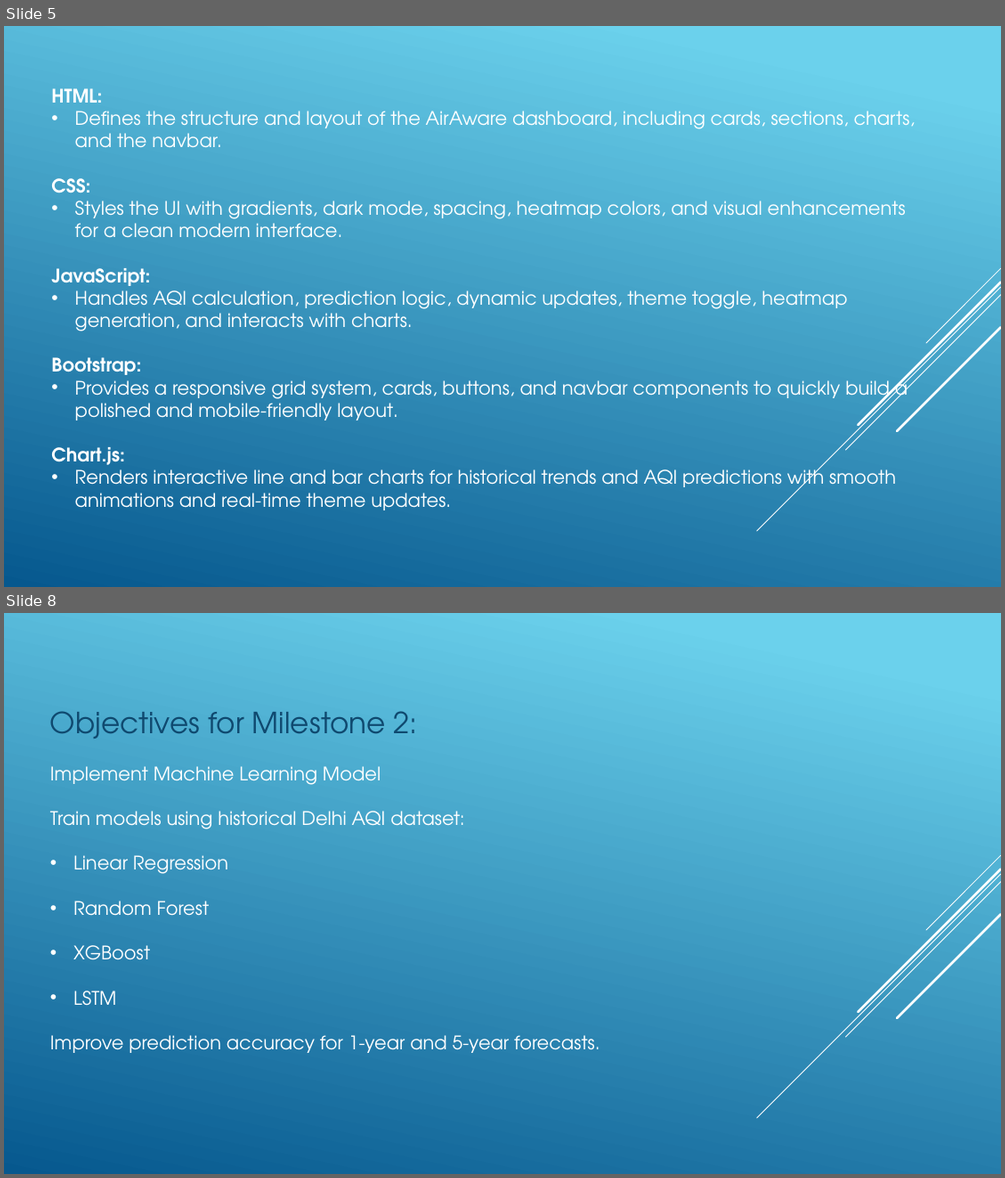
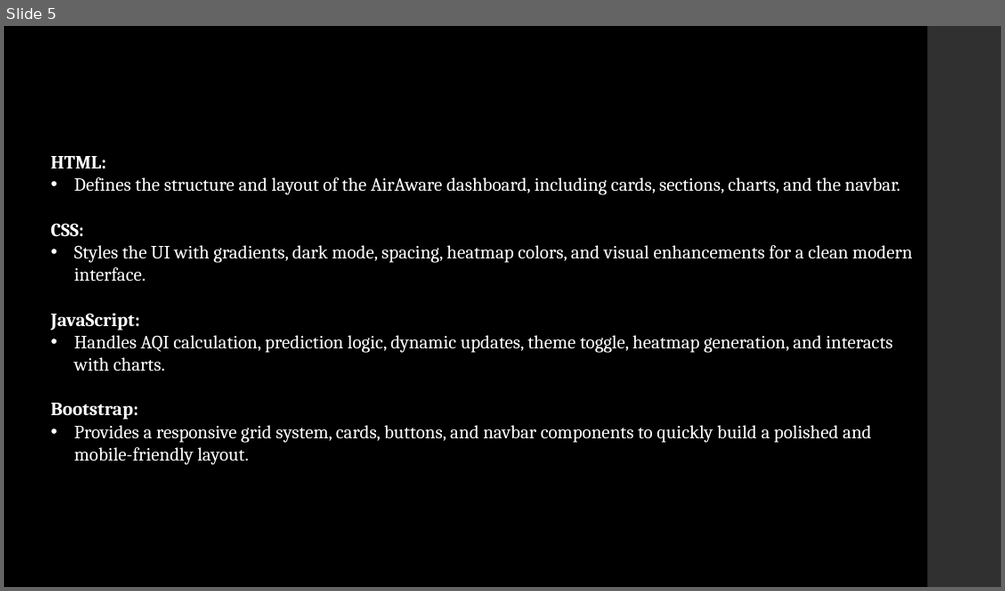
Before and after one commit to jrv1302/AirAware, a slide deck: Project Presentation.pptx. Shown one above the other, each under a label of ours: slides 5 and 8 before the commit, slide 5 after it; the slides between them are not shown. The pictures are 1005x1178 and 1005x591 pixels, drawn with LibreOffice and Linux fonts; fonts in the diff are those of the drawing. Boxes give left, top, right and bottom in pixels: in the first picture for what was removed or moved away, otherwise in the second. Text is boxed around its words. In the diff, an @@ line names an element or a change of style, - is before the commit and + after.

```diff
--- a/Project Presentation.pptx
+++ b/Project Presentation.pptx
@@ slide 8 removed at [4,613,1001,1174], background gradient #6ED2EB to #06588E; not listed: 5 template elements that a slide beside it also shows @@
@@ text removed at [50,711,600,1053] @@
-Objectives for Milestone 2:
-Implement Machine Learning Model
-Train models using historical Delhi AQI dataset:
-• Linear Regression
-• Random Forest
-• XGBoost
-• LSTM
-Improve prediction accuracy for 1-year and 5-year forecasts.
@@ slide 5 changed as well @@
@@ background gradient #6ED2EB to #06588E to #000000 @@
@@ rectangle added at [928,26,1001,587], fill #303030 @@
@@ text "HTML:": place and size @@
-text "HTML:" at [51,88,915,510]
+text "HTML:" at [51,156,912,465]
@@ text "HTML:" at [51,156,912,465]: font TeX Gyre Adventor to Cambria @@
@@ group removed at [757,268,1001,531]: 5 lines @@
@@ text at [51,447,896,510]: paragraphs removed @@
-Chart.js:
-• Renders interactive line and bar charts for historical trends and AQI predictions with smooth animations and real-time theme updates.
```
Also in this commit, not shown: 5 other slides changed, 2 slides added, 2 other slides removed, 1 other file.
